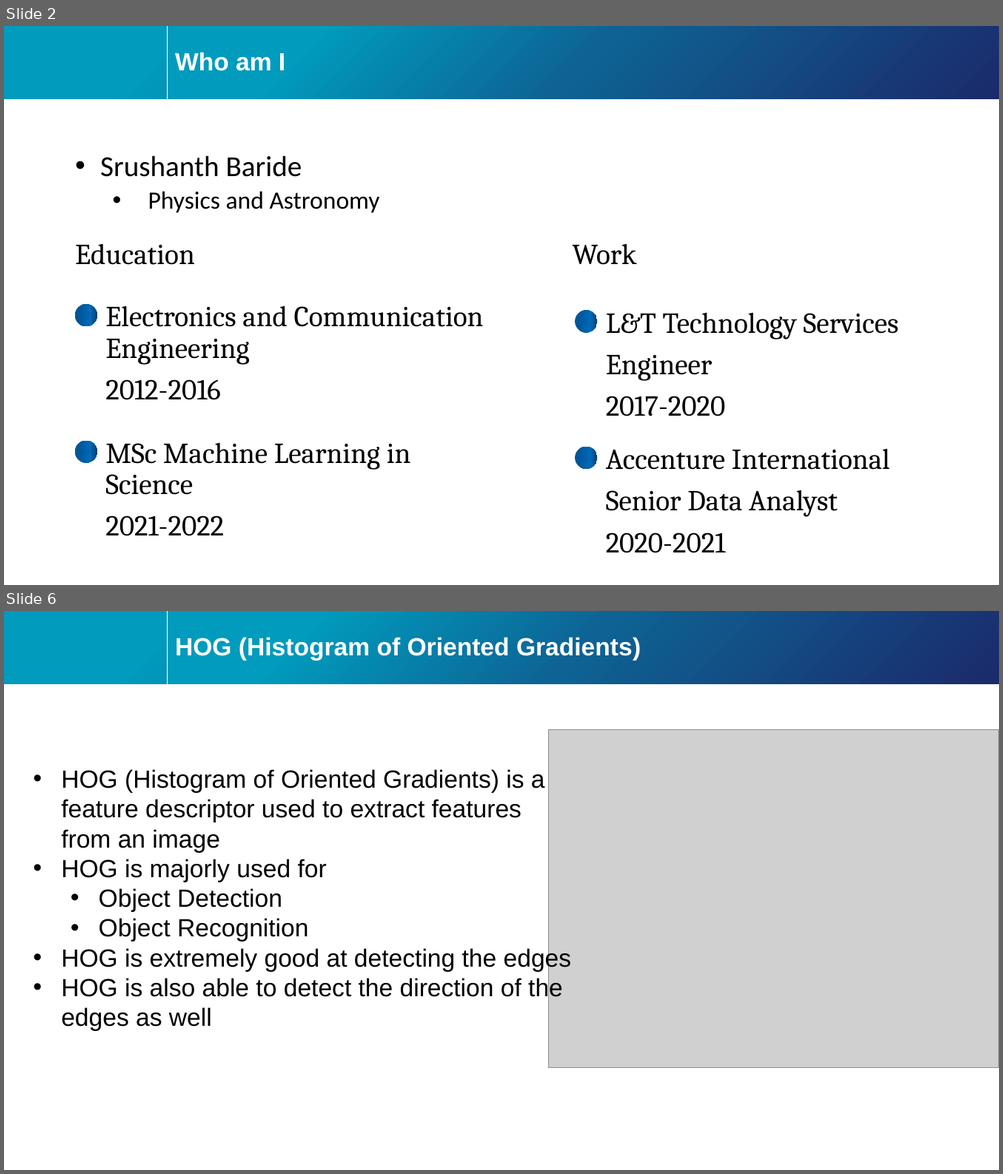
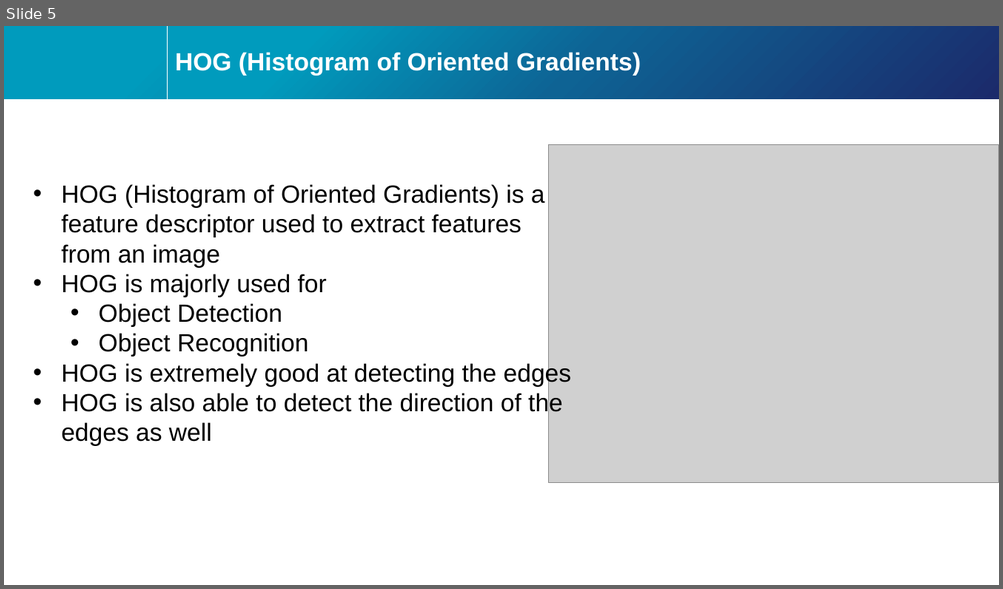
Before and after one commit to Srushanth/UoN-COMP4106-Face-Recognition-using-MATLAB, a slide deck: Presentation/Presentation-Sample.pptx. Shown one above the other, each under a label of ours: slides 2 and 6 before the commit, slide 5 after it; the slides between them are not shown. The pictures are 1003x1174 and 1003x589 pixels, drawn with LibreOffice and Linux fonts; fonts in the diff are those of the drawing; grey boxes stand for pictures; background and template pictures are left out. Boxes give left, top, right and bottom in pixels: in the first picture for what was removed or moved away, otherwise in the second. Text is boxed around its words. In the diff, an @@ line names an element or a change of style, - is before the commit and + after.

```diff
--- a/Presentation/Presentation-Sample.pptx
+++ b/Presentation/Presentation-Sample.pptx
@@ slide 2 removed at [4, 26, 999, 585], background #FFFFFF; not listed: 4 template elements that a slide beside it also shows @@
@@ title removed at [175, 52, 285, 71] @@
-Who am I
@@ text removed at [100, 156, 380, 213] @@
-• Srushanth Baride
-  • Physics and Astronomy
@@ text removed at [75, 244, 195, 265] @@
-Education
@@ text removed at [572, 244, 637, 265] @@
-Work
@@ ellipse removed at [75, 304, 97, 326] @@
@@ text removed at [105, 306, 484, 400] @@
-Electronics and Communication Engineering
-2012-2016
@@ ellipse removed at [575, 310, 597, 332] @@
@@ text removed at [606, 312, 899, 417] @@
-L&T Technology Services
-Engineer
-2017-2020
@@ ellipse removed at [75, 441, 97, 463] @@
@@ text removed at [105, 443, 411, 537] @@
-MSc Machine Learning in Science
-2021-2022
@@ ellipse removed at [575, 447, 597, 469] @@
@@ text removed at [606, 449, 890, 554] @@
-Accenture International
-Senior Data Analyst
-2020-2021
@@ what was slide 6 is now slide 5 @@
```
Also in this commit, not shown: 5 slides changed, 1 slide added, 1 other slide removed, 2 other files.
